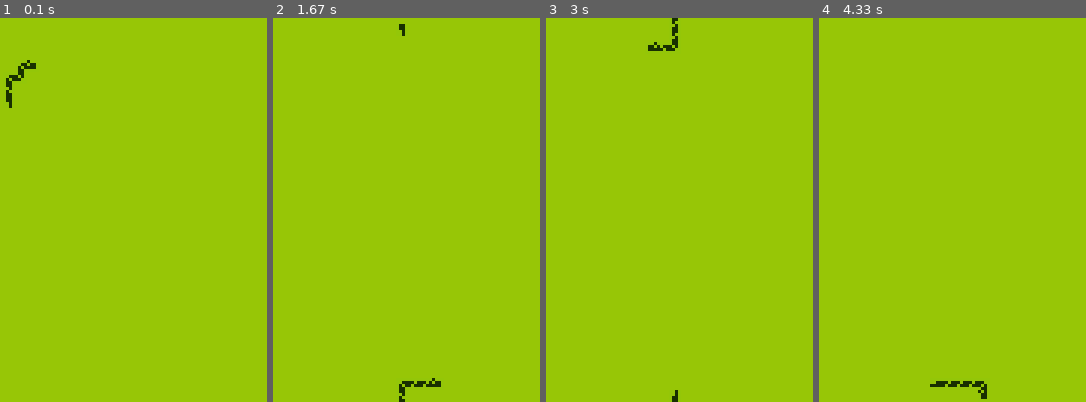
Above: before the commit, frames 1-4 (left to right).
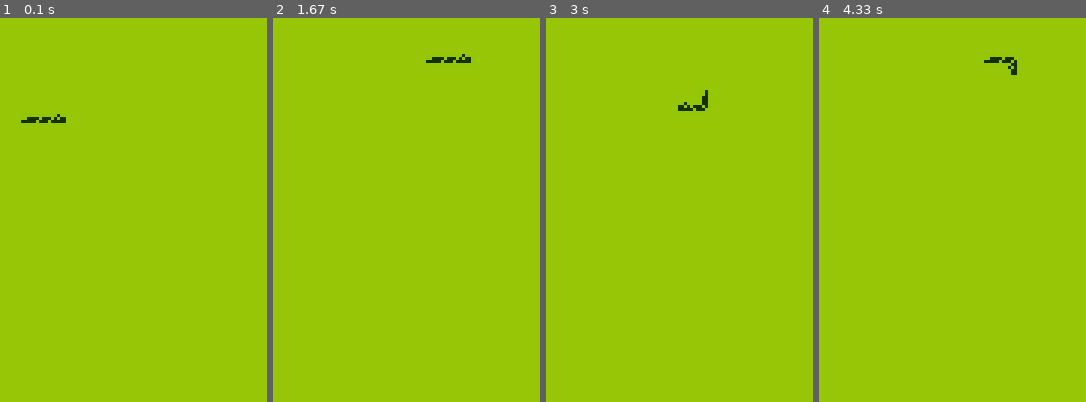
Above: after the commit, the same moments.

Repository: mirandavdende/thumby-snake
Game: pygame game, started from Games/Snoke/run.py
Two runs of this game, one before a commit and one after it. Both use one fixed random seed, a clock stepped at 60 frames per second and the inputs below.
Inputs:
- Up to frame 1 (0.1 s): no input
- Up to frame 2 (1.67 s): hold Right 0.33-0.8 s; hold Up 0.83-1.3 s; hold Right from 1.33 s (still down)
- Up to frame 3 (3 s): release Right at 1.8 s; hold Left 1.83-2.37 s; hold Down 2.4-2.7 s; hold Left from 2.73 s (still down)
- Up to frame 4 (4.33 s): release Left at 3.13 s; hold Up 3.17-3.53 s; hold Right 3.57-4.2 s; hold Down from 4.23 s (still down)

The runs differ from the first frame. In frame 1, 0.5% of the frame differs, in the area x 2-25%, y 10-28%; in frame 2, 0.5%; in frame 3, 0.5%; in frame 4, 0.5%.

Commit message:
Better starting snake

Diff:
--- a/Games/Snoke/snoke.py
+++ b/Games/Snoke/snoke.py
@@ -63,39 +63,27 @@
     snake = [
         # Sprite, coming from, going to, ate something
         [
-            w.Sprite(spritesheet, STEP_SIZE, STEP_SIZE, [22, 30]),
-            Dir.DOWN,
-            Dir.UP,
-            False,
-        ],
-        [
-            w.Sprite(spritesheet, STEP_SIZE, STEP_SIZE, [22, 26]),
-            Dir.DOWN,
-            Dir.UP,
-            False,
-        ],
-        [
-            w.Sprite(spritesheet, STEP_SIZE, STEP_SIZE, [22, 22]),
-            Dir.DOWN,
-            Dir.UP,
-            False,
-        ],
-        [
-            w.Sprite(spritesheet, STEP_SIZE, STEP_SIZE, [22, 18]),
-            Dir.DOWN,
-            Dir.RIGHT,
-            False,
-        ],
-        [
-            w.Sprite(spritesheet, STEP_SIZE, STEP_SIZE, [26, 18]),
-            Dir.LEFT,
-            Dir.UP,
-            False,
-        ],
-        [
-            w.Sprite(spritesheet, STEP_SIZE, STEP_SIZE, [26, 14]),
-            Dir.DOWN,
-            Dir.UP,
+            w.Sprite(spritesheet, STEP_SIZE, STEP_SIZE, [24, 32]),
+            Dir.LEFT,
+            Dir.RIGHT,
+            False,
+        ],
+        [
+            w.Sprite(spritesheet, STEP_SIZE, STEP_SIZE, [28, 32]),
+            Dir.LEFT,
+            Dir.RIGHT,
+            False,
+        ],
+        [
+            w.Sprite(spritesheet, STEP_SIZE, STEP_SIZE, [32, 32]),
+            Dir.LEFT,
+            Dir.RIGHT,
+            False,
+        ],
+        [
+            w.Sprite(spritesheet, STEP_SIZE, STEP_SIZE, [36, 32]),
+            Dir.LEFT,
+            Dir.RIGHT,
             False,
         ],
     ]
